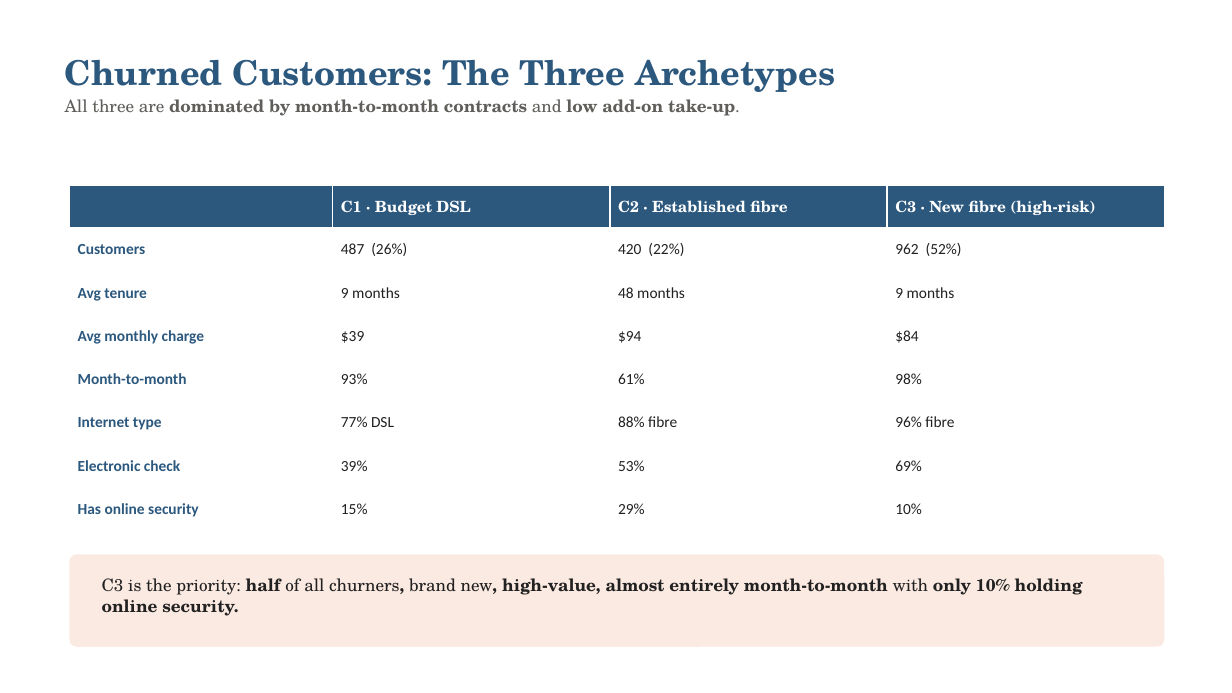
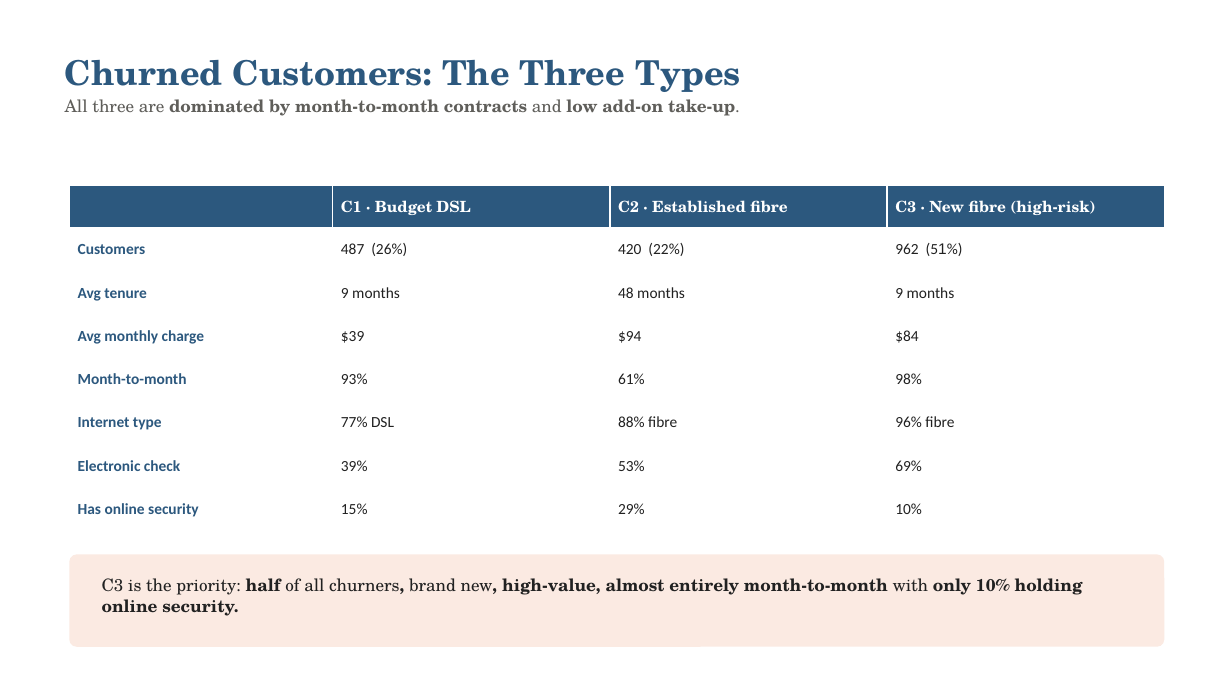
Before and after one commit to Sai-Bolla/SwanTeleco, a slide deck: slide 9 of SwanTeleco.pptx. Drawn at 1232x693 pixels with LibreOffice and Linux fonts; fonts in the diff are those of the drawing. Boxes give left, top, right and bottom in pixels: in the first picture for what was removed or moved away, otherwise in the second. Text is boxed around its words. In the diff, an @@ line names an element or a change of style, - is before the commit and + after.

```diff
--- a/SwanTeleco.pptx
+++ b/SwanTeleco.pptx
@@ text at (x1=65, y1=59, x2=741, y2=92): text changed @@
-Churned Customers: The Three Archetypes
+Churned Customers: The Three Types
@@ table at (x1=69, y1=185, x2=1164, y2=589) @@
-row 2, column 4: 962 (52%)
+row 2, column 4: 962 (51%)
```
Also in this commit, not shown: 11 other slides changed.
